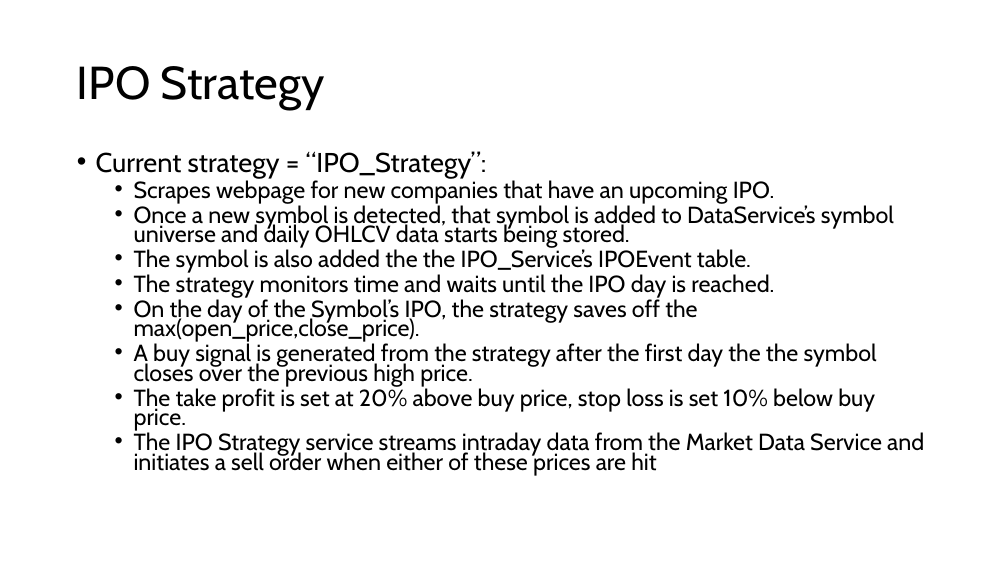
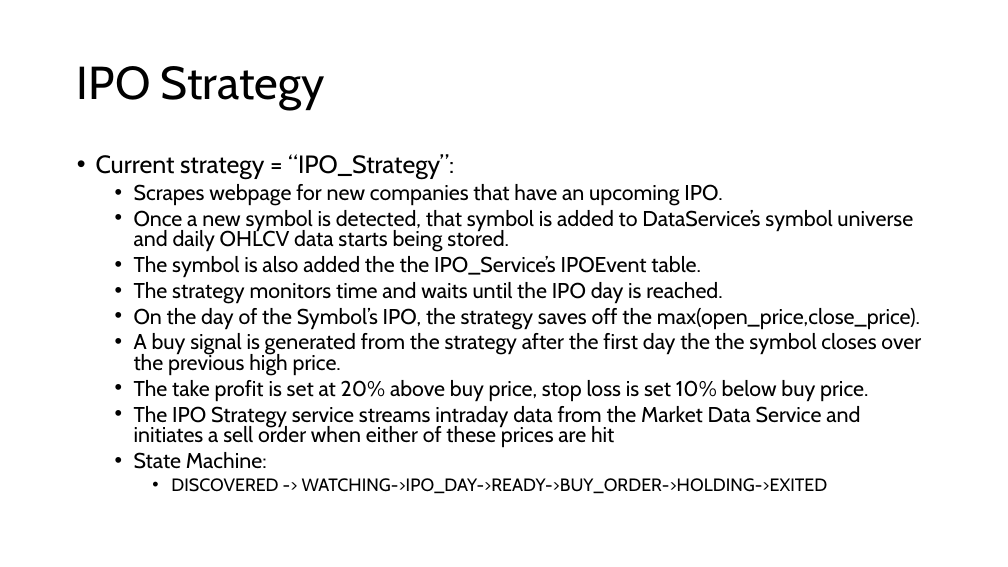
Before and after one commit to stevenOden/quant_management_platform, a slide deck: slide 9 of 00_system_architecture/quant_management_platform_architecture.pptx. Drawn at 1008x567 pixels with LibreOffice and Linux fonts; fonts in the diff are those of the drawing. Boxes give left, top, right and bottom in pixels: in the first picture for what was removed or moved away, otherwise in the second. Text is boxed around its words. In the diff, an @@ line names an element or a change of style, - is before the commit and + after.

Commit message:
Restructure the ipo strategy pipelines and properly schedule them in app tasks

```diff
--- a/00_system_architecture/quant_management_platform_architecture.pptx
+++ b/00_system_architecture/quant_management_platform_architecture.pptx
@@ text at [96,154,921,448]: size 25.9 to 23.8 pt in "Current strategy = “IPO_Strategy”:"; size 22.2 to 20.4 pt in "Scrapes webpage for new companies that have ...", "Once a new symbol is detected, that ...", "The symbol is also added the the ...", "The strategy monitors time and waits until ..." and 4 more places; line spacing 0.7 to 0.8 @@
@@ text at [134,452,828,494]: paragraphs added @@
+  • State Machine:
+    • DISCOVERED -> WATCHING->IPO_DAY->READY->BUY_ORDER->HOLDING->EXITED
```
Also in this commit, not shown: 1 other slide changed, 1 slide added, 25 other files.
